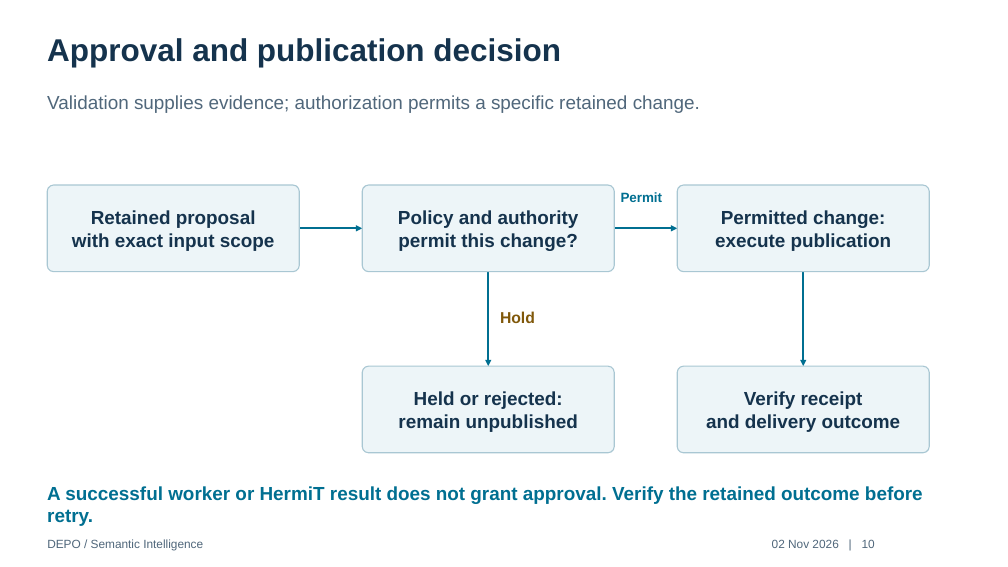
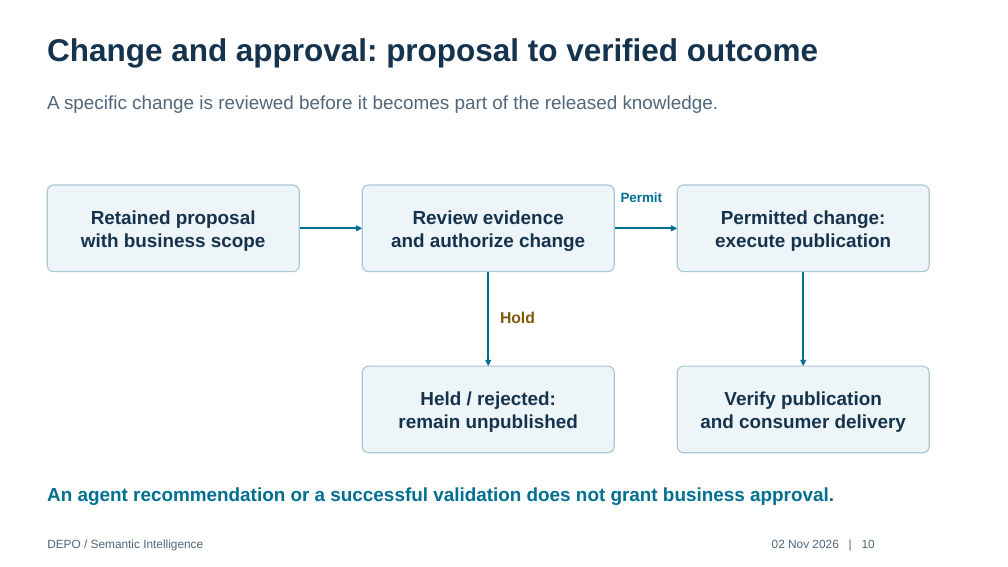
Before and after one commit to dparitosh/PMem, a slide deck: slide 10 of deliverables/DEPO-Workflow-Audited.pptx. Drawn at 1008x567 pixels with LibreOffice and Linux fonts; fonts in the diff are those of the drawing. Boxes give left, top, right and bottom in pixels: in the first picture for what was removed or moved away, otherwise in the second. Text is boxed around its words. In the diff, an @@ line names an element or a change of style, - is before the commit and + after.

Commit message:
Refocus workflow presentation for business and CXO audiences

```diff
--- a/deliverables/DEPO-Workflow-Audited.pptx
+++ b/deliverables/DEPO-Workflow-Audited.pptx
@@ text at [47,38,818,67]: text changed @@
-Approval and publication decision
+Change and approval: proposal to verified outcome
@@ text at [47,95,719,113]: text changed @@
-Validation supplies evidence; authorization permits a specific retained change.
+A specific change is reviewed before it becomes part of the released knowledge.
@@ text in rounded rectangle at [81,233,266,251]: text changed @@
-with exact input scope
+with business scope
@@ text in rounded rectangle at [391,210,585,251]: text changed @@
-Policy and authority
-permit this change?
+Review evidence
+and authorize change
@@ text in rounded rectangle at [420,391,556,409]: text changed @@
-Held or rejected:
+Held / rejected:
@@ text in rounded rectangle at [700,391,906,432]: text changed @@
-Verify receipt
-and delivery outcome
+Verify publication
+and consumer delivery
@@ text at [47,487,834,505]: text changed @@
-A successful worker or HermiT result does not grant approval. Verify the retained outcome before retry.
+An agent recommendation or a successful validation does not grant business approval.
```
Also in this commit, not shown: 11 other slides changed, 8 slides added, 8 slides removed, 4 other files.
